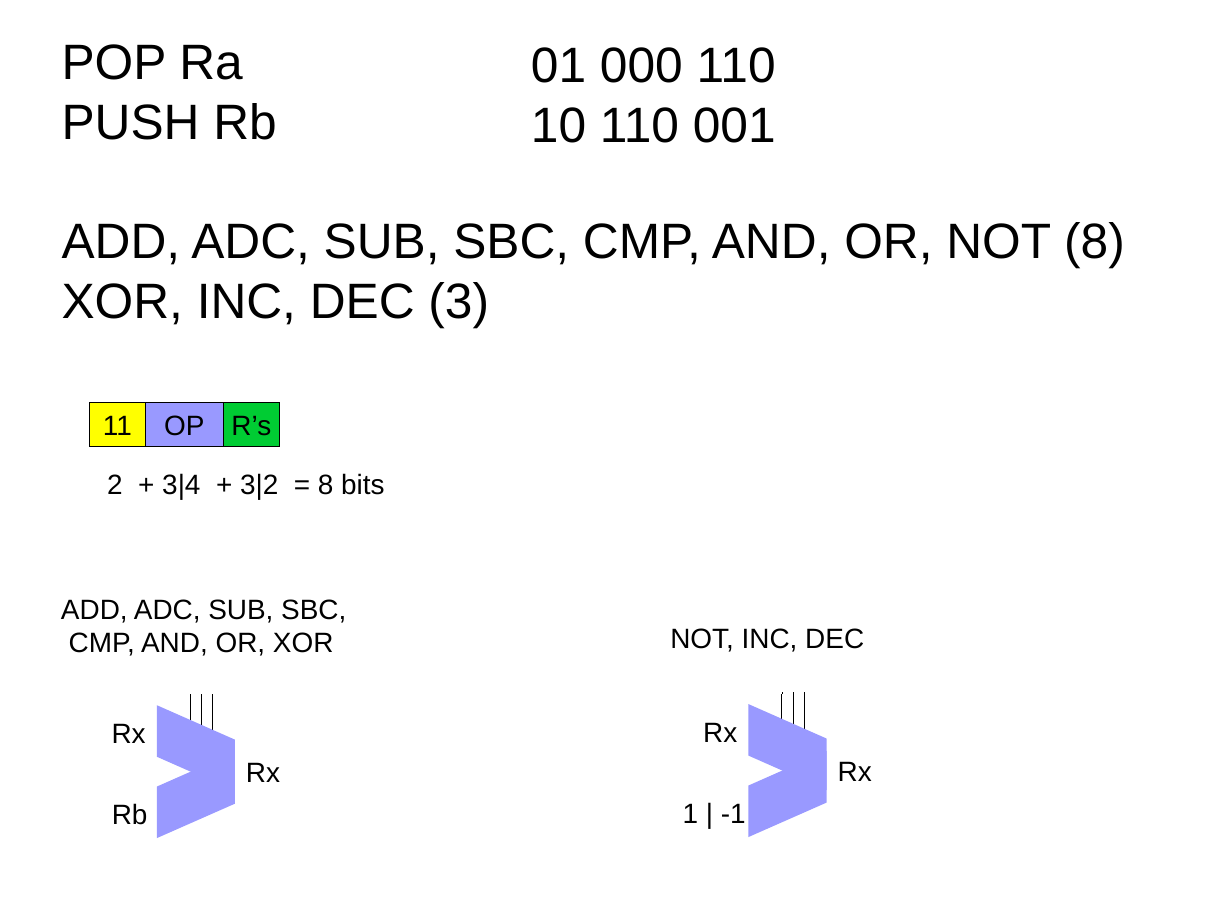
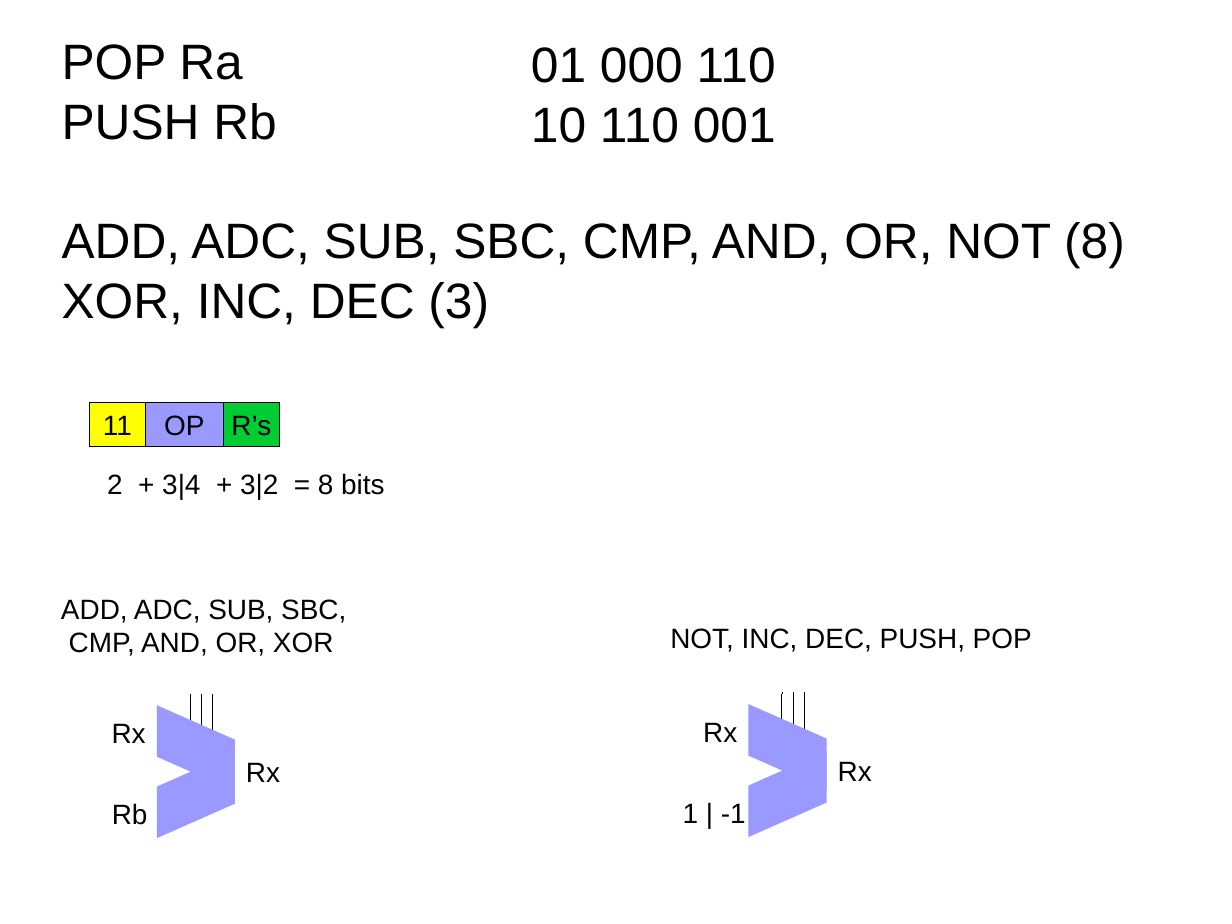
Before and after one commit to jamesbates/jcpu, a slide deck: slide 2 of ALU.odp. Drawn at 1232x924 pixels with LibreOffice and Linux fonts; fonts in the diff are those of the drawing. Boxes give left, top, right and bottom in pixels: in the first picture for what was removed or moved away, otherwise in the second. Text is boxed around its words. In the diff, an @@ line names an element or a change of style, - is before the commit and + after.

```diff
--- a/ALU.odp
+++ b/ALU.odp
@@ text at [670,628,1032,652]: text changed @@
-NOT, INC, DEC
+NOT, INC, DEC, PUSH, POP
```
Also in this commit, not shown: 2 other slides changed, 4 other files.
